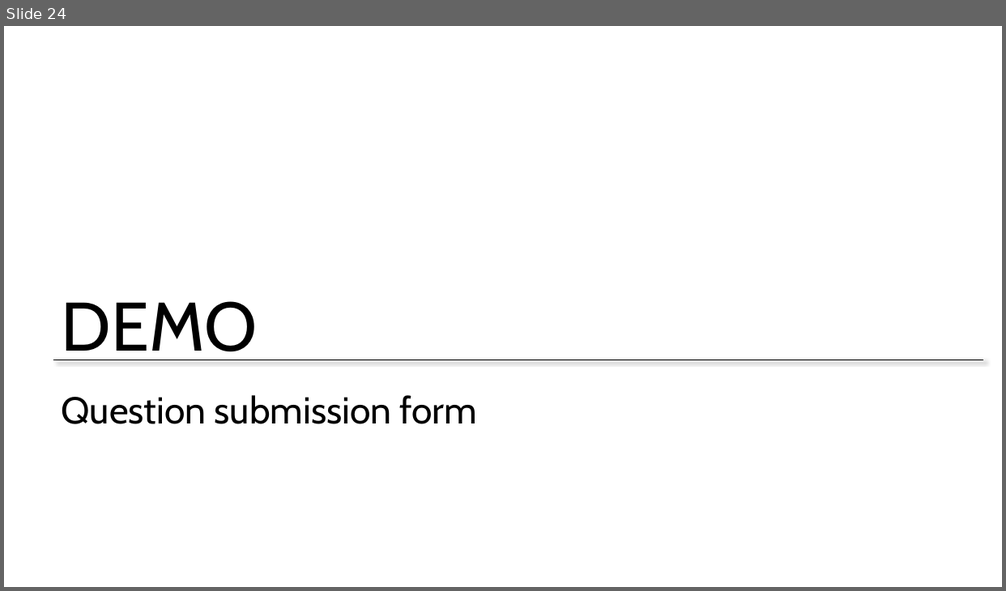
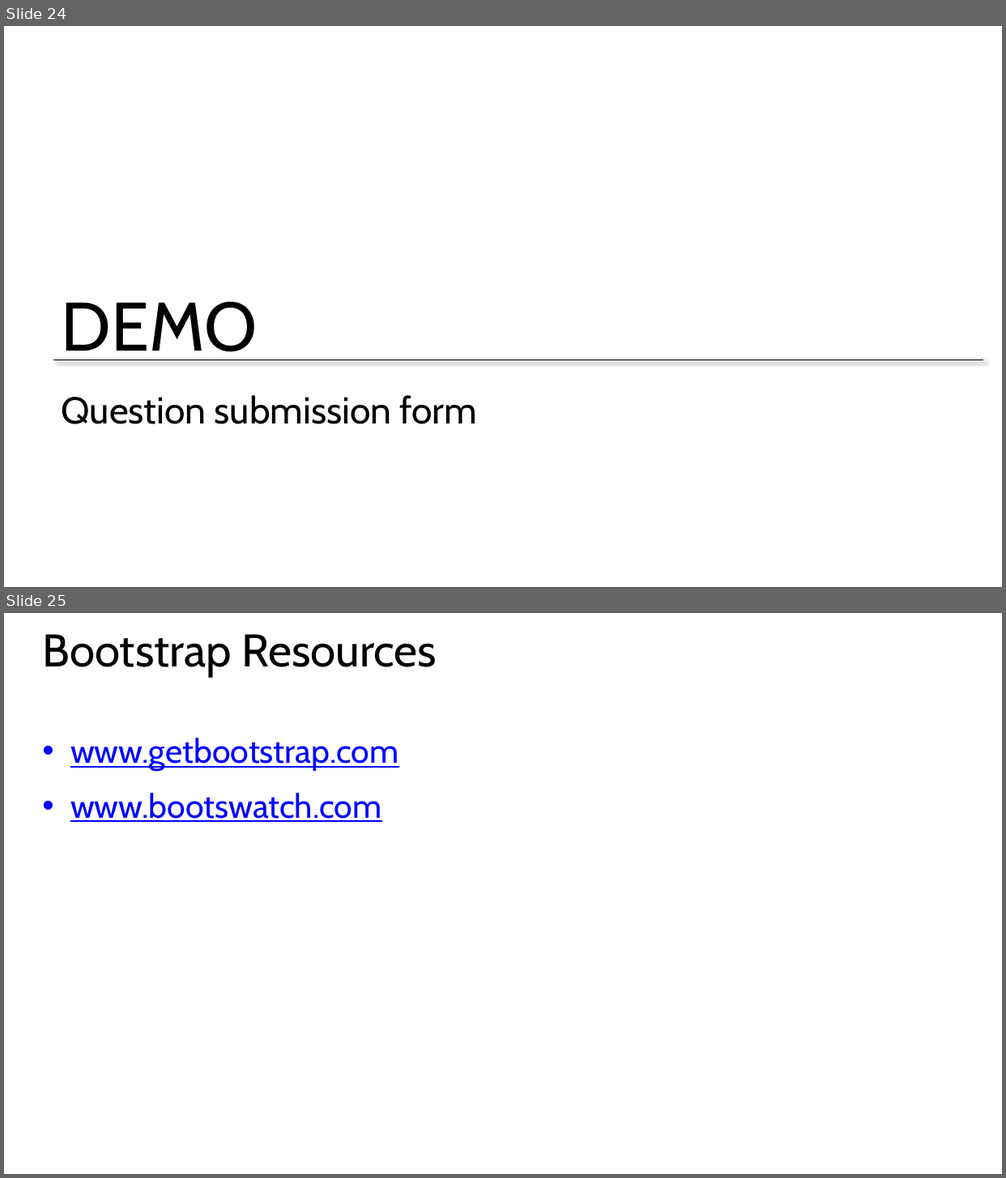
Before and after one commit to mkscala/AdvancedFlask, a slide deck: Slides/Module 6 - Introduction to Bootstrap.pptx. Shown one above the other, each under a label of ours: slide 24 before the commit, slides 24 and 25 after it. The pictures are 1006x591 and 1006x1178 pixels, drawn with LibreOffice and Linux fonts; fonts in the diff are those of the drawing; background and template pictures are left out. Boxes give left, top, right and bottom in pixels: in the first picture for what was removed or moved away, otherwise in the second. Text is boxed around its words. In the diff, an @@ line names an element or a change of style, - is before the commit and + after.

```diff
--- a/Slides/Module 6 - Introduction to Bootstrap.pptx
+++ b/Slides/Module 6 - Introduction to Bootstrap.pptx
@@ slide 25 added at (x1=4, y1=613, x2=1002, y2=1174), background #FFFFFF @@
@@ title added at (x1=43, y1=634, x2=437, y2=677), 44 pt, text #000000 @@
+Bootstrap Resources
@@ text added at (x1=70, y1=738, x2=398, y2=822), 32 pt, text #0000FF, underline @@
+• www.getbootstrap.com
+• www.bootswatch.com
```
Also in this commit, not shown: 2 slides changed, 5 other slides added, 1 slide removed, 1 other file.
